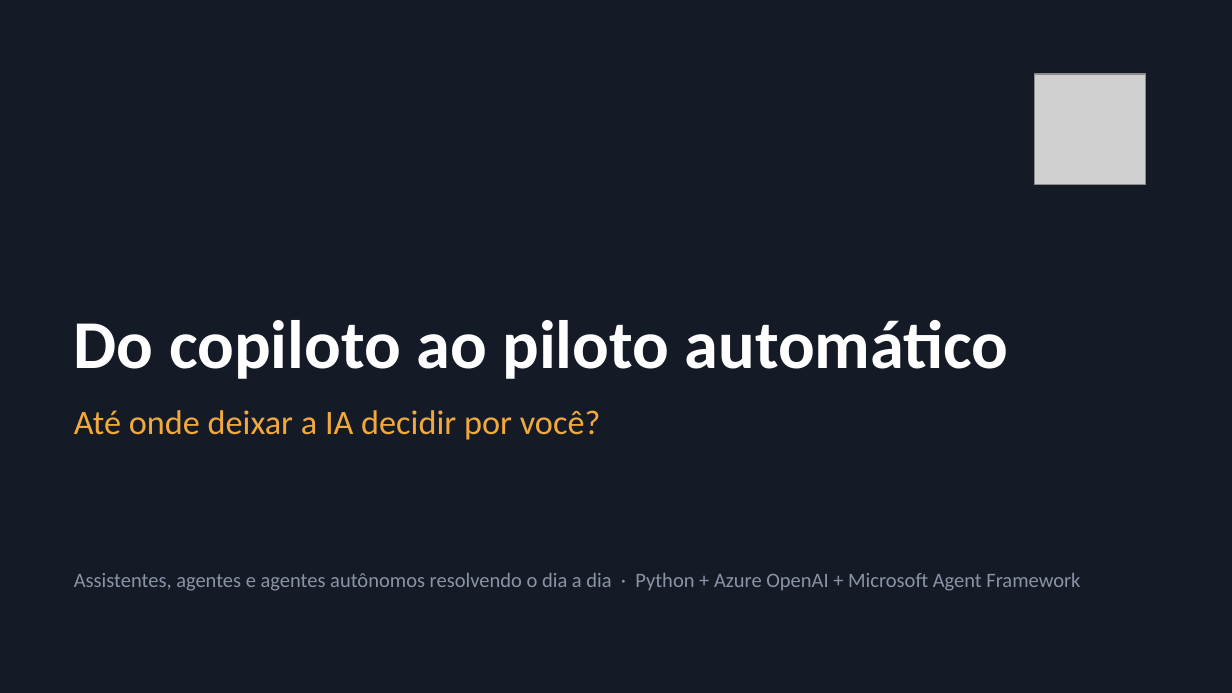
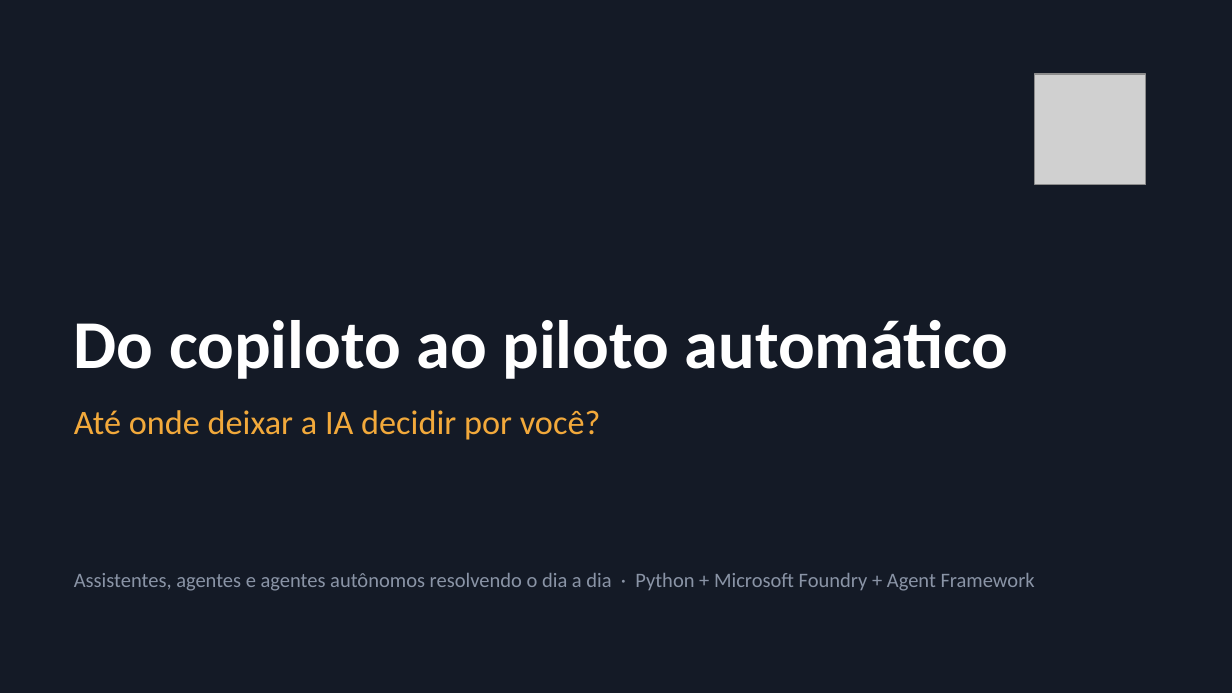
Before and after one commit to hsouzaeduardo/copiloto-piloto-automatico, a slide deck: slide 1 of slides/do-copiloto-ao-piloto-automatico.pptx. Drawn at 1232x693 pixels with LibreOffice and Linux fonts; fonts in the diff are those of the drawing; grey boxes stand for pictures. Boxes give left, top, right and bottom in pixels: in the first picture for what was removed or moved away, otherwise in the second. Text is boxed around its words. In the diff, an @@ line names an element or a change of style, - is before the commit and + after.

```diff
--- a/slides/do-copiloto-ao-piloto-automatico.pptx
+++ b/slides/do-copiloto-ao-piloto-automatico.pptx
@@ text at [74, 573, 1035, 591]: text changed @@
-Assistentes, agentes e agentes autônomos resolvendo o dia a dia · Python + Azure OpenAI + Microsoft Agent Framework
+Assistentes, agentes e agentes autônomos resolvendo o dia a dia · Python + Microsoft Foundry + Agent Framework
```
Also in this commit, not shown: 4 other slides changed, 4 slides added, 1 slide removed.
